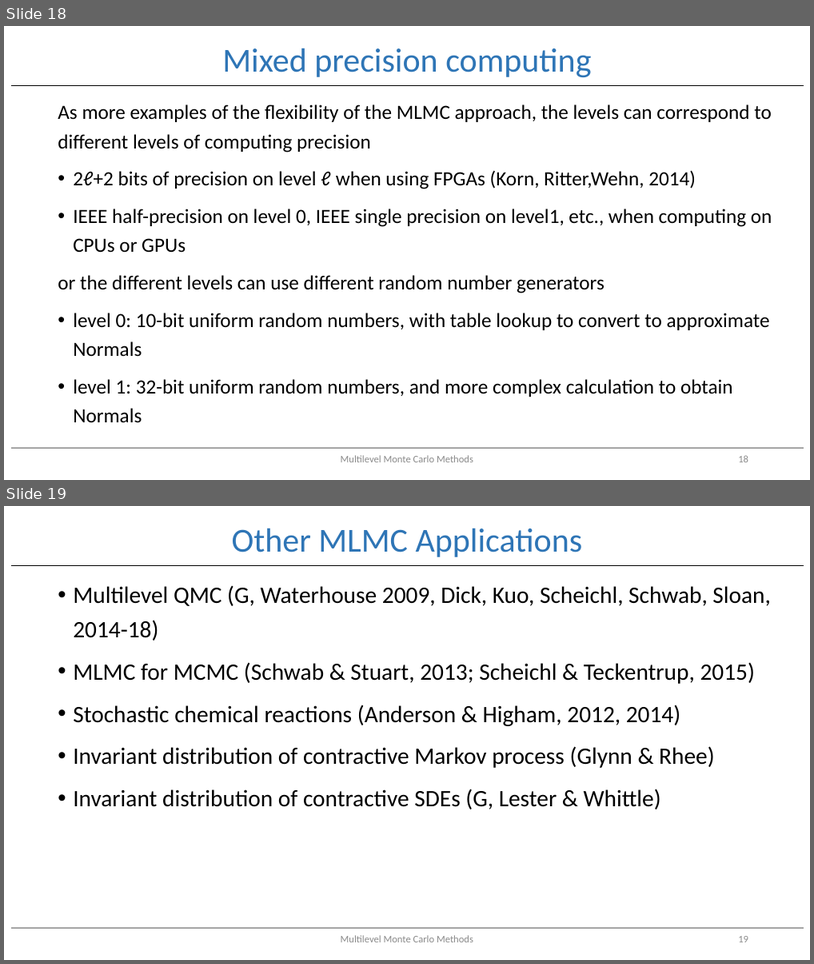
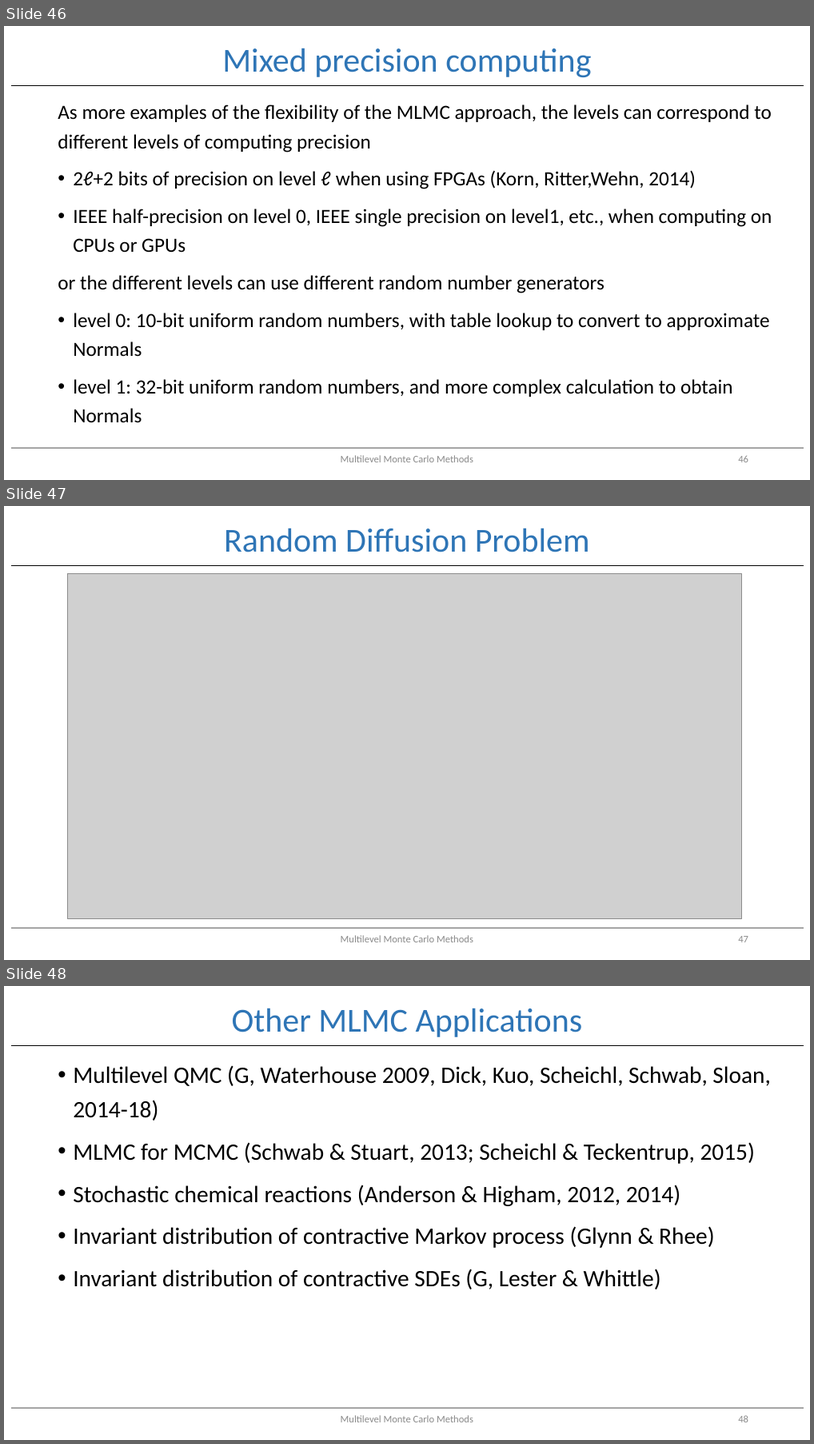
Before and after one commit to EfficientComputationalAlgorithms/MultilevelMontecarlo, a slide deck: Multi-level Monte Carlo.pptx. Shown one above the other, each under a label of ours: slides 18 and 19 before the commit, slides 46, 47 and 48 after it. The pictures are 814x964 and 814x1444 pixels, drawn with LibreOffice and Linux fonts; fonts in the diff are those of the drawing; grey boxes stand for pictures. Boxes give left, top, right and bottom in pixels: in the first picture for what was removed or moved away, otherwise in the second. Text is boxed around its words. In the diff, an @@ line names an element or a change of style, - is before the commit and + after.

```diff
--- a/Multi-level Monte Carlo.pptx
+++ b/Multi-level Monte Carlo.pptx
@@ slide 47 added at <box>4,506,810,960</box>, background #FFFFFF @@
@@ title added at <box>224,528,590,552</box>, 40 pt, text #2E75B6 @@
+Random Diffusion Problem
@@ line added from (11, 566) to (804, 566), #000000 1.5 pt @@
@@ picture added at <box>67,574,742,919</box> @@
@@ line added from (11, 928) to (804, 928), #A5A5A5 1.5 pt @@
@@ text added at <box>341,935,474,942</box>, 12 pt, text #8C8C8C @@
+Multilevel Monte Carlo Methods
@@ page number added at <box>738,936,749,942</box>, 12 pt, text #8C8C8C @@
+47
@@ what was slide 18 is now slide 46 @@
@@ page number at <box>738,455,749,462</box>: text changed @@
-18
+46
@@ what was slide 19 is now slide 48 @@
@@ page number at <box>738,1415,749,1422</box>: text changed @@
-19
+48
```
Also in this commit, not shown: 3 slides changed, 28 other slides added.
